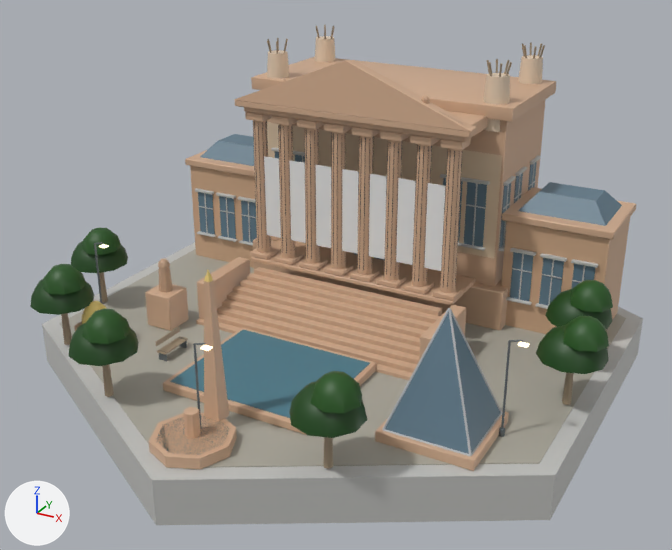
One commit to the glTF model native/godot/assets/art/blender/museum_africa.glb: the scene before it, then after it.
Rendered twice from a 50 mm camera at (16.2, -30.1, 17.2) aimed at (0.1, -0.9, 2.6). Arrows for +X, +Y and +Z are at lower left; the lights stay in place. The first picture is the older version. Vertices at exactly the same position are counted once.

Objects in the first picture: 'banner', 'dark', 'glass', 'glow_warm', 'leaf', 'metal', 'pavers', 'plaster', 'stone', 'wall_concrete', 'wood' and 2 more.
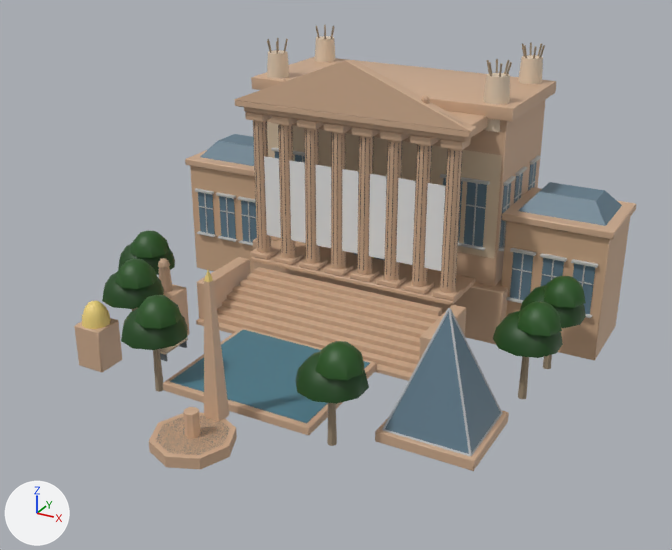
Changed parts and their boxes [x1, y1, x2, y2] in the pictures (672 x 550 px; the box of a moved part takes in the faces that stretch with it):
'wall_concrete', reshaped (33% narrower, 55% shorter): before [42, 147, 643, 525]; after [195, 147, 598, 318]
'leaf', reshaped (17% narrower, 18% shorter): before [30, 227, 613, 438]; after [102, 231, 586, 404]
'pavers', deleted: before [59, 249, 626, 468]
'wood', reshaped (18% narrower): before [61, 25, 574, 469]; after [132, 25, 552, 446]
'glow_warm', deleted: before [99, 244, 529, 351]
part 1 of me_leaf, moved or reshaped: before [71, 241, 128, 273]; after [118, 243, 175, 275]
part 2 of me_leaf, moved or reshaped: before [82, 227, 122, 255]; after [130, 231, 170, 258]
part 3 of me_leaf, moved or reshaped: before [536, 325, 609, 374]; after [493, 311, 563, 358]
part 4 of me_leaf, moved or reshaped: before [563, 316, 609, 352]; after [517, 301, 562, 336]
part 5 of me_leaf, moved or reshaped: before [30, 279, 95, 315]; after [102, 272, 164, 309]
part 6 of me_leaf, moved or reshaped: before [42, 264, 87, 295]; after [115, 259, 158, 289]
part 7 of me_leaf, moved or reshaped: before [289, 381, 367, 438]; after [295, 352, 369, 404]
part 8 of me_leaf, moved or reshaped: before [310, 371, 362, 413]; after [315, 341, 364, 380]
part 9 of me_leaf, moved or reshaped: before [69, 323, 139, 366]; after [121, 308, 188, 350]
part 10 of me_leaf, moved or reshaped: before [82, 309, 131, 344]; after [135, 295, 182, 329]
part 11 of me_leaf, moved or reshaped: before [545, 289, 612, 329]; after [520, 285, 586, 328]
part 12 of me_leaf, moved or reshaped: before [571, 280, 613, 312]; after [544, 276, 586, 308]
part 13 of me_wall_concrete, deleted: before [42, 242, 643, 525]
part 14 of me_wood, moved or reshaped (not visible afterwards): before [99, 272, 108, 302]
part 15 of me_wood, moved or reshaped: before [562, 373, 574, 405]; after [518, 356, 529, 399]
part 16 of me_wood, moved or reshaped (not visible afterwards): before [61, 313, 72, 345]
part 17 of me_wood, moved or reshaped: before [323, 437, 333, 469]; after [327, 403, 337, 446]
part 18 of me_wood, moved or reshaped: before [102, 364, 114, 397]; after [153, 349, 163, 392]
part 19 of me_wood, moved or reshaped (not visible before): after [543, 355, 552, 369]

The edits, one by one:
me_leaf is used by ob_leaf; location (0.0, 0.0, 0.0).
me_leaf had 396 vertices, 660 faces and spanned x -10.9..11.0, y -10.4..2.2, z 2.0..3.7.
me_leaf now has 396 vertices, 660 faces and spans x -9.0..9.5, y -8.7..2.1, z 2.0..3.7.
me_leaf part 1: the loose piece of 41 vertices spanning x -10.9..-8.7, y -4.6..-2.2, z 2.0..3.1 is moved by (2.0, 0.7, 0.0).
me_leaf part 2: the loose piece of 25 vertices spanning x -10.2..-8.6, y -4.4..-2.8, z 2.8..3.7 is moved by (2.0, 0.7, 0.0).
me_leaf part 3: the loose piece of 41 vertices spanning x 8.7..10.9, y -3.2..-0.8, z 2.0..3.1 is moved by (-1.7, 0.3, 0.0).
me_leaf part 4: the loose piece of 25 vertices spanning x 9.4..11.0, y -3.0..-1.4, z 2.8..3.7 is moved by (-1.7, 0.3, 0.0).
me_leaf part 5: the loose piece of 41 vertices spanning x -9.5..-7.3, y -8.2..-5.8, z 2.0..3.1 is moved by (2.0, 1.7, 0.0).
me_leaf part 6: the loose piece of 25 vertices spanning x -8.8..-7.2, y -8.0..-6.4, z 2.8..3.7 is moved by (2.0, 1.7, 0.0).
me_leaf part 7: the loose piece of 41 vertices spanning x 3.3..5.5, y -10.4..-8.0, z 2.0..3.1 is moved by (-0.8, 1.7, 0.0).
me_leaf part 8: the loose piece of 25 vertices spanning x 4.0..5.6, y -10.2..-8.6, z 2.8..3.7 is moved by (-0.8, 1.7, 0.0).
me_leaf part 9: the loose piece of 41 vertices spanning x -5.5..-3.3, y -10.4..-8.0, z 2.0..3.1 is moved by (0.8, 1.7, 0.0).
me_leaf part 10: the loose piece of 25 vertices spanning x -4.8..-3.2, y -10.2..-8.6, z 2.8..3.7 is moved by (0.8, 1.7, 0.0).
me_leaf part 11: the loose piece of 41 vertices spanning x 8.1..10.3, y -0.2..2.2, z 2.0..3.1 is moved by (-0.9, -0.1, 0.0).
me_leaf part 12: the loose piece of 25 vertices spanning x 8.8..10.4, y 0.0..1.6, z 2.8..3.7 is moved by (-0.9, -0.1, 0.0).
me_wall_concrete is used by ob_wall_concrete; location (0.0, 0.0, 0.0).
me_wall_concrete had 1020 vertices, 1812 faces and spanned x -10.7..10.7, y -12.3..12.3, z -1.6..6.1.
me_wall_concrete now has 1008 vertices, 1792 faces and spans x -9.3..9.3, y 2.4..6.9, z 1.3..6.1.
me_wall_concrete part 13: the loose piece of 12 vertices spanning x -10.7..10.7, y -12.3..12.3, z -1.6..0.1 is deleted.
me_wood is used by ob_wood; location (0.0, 0.0, 0.0).
me_wood had 292 vertices, 456 faces and spanned x -10.0..10.0, y -9.3..7.4, z 0.2..10.6.
me_wood now has 292 vertices, 456 faces and spans x -8.0..8.4, y -7.6..7.4, z -0.2..10.6.
me_wood part 14: the loose piece of 14 vertices spanning x -10.0..-9.6, y -3.5..-3.2, z 0.2..2.4 is scaled about its middle by (1, 1, 1.2), then moved by (2.0, 0.7, -0.2).
me_wood part 15: the loose piece of 14 vertices spanning x 9.6..10.0, y -2.1..-1.8, z 0.2..2.4 is scaled about its middle by (1, 1, 1.2), then moved by (-1.7, 0.3, -0.2).
me_wood part 16: the loose piece of 14 vertices spanning x -8.6..-8.2, y -7.1..-6.8, z 0.2..2.4 is scaled about its middle by (1, 1, 1.2), then moved by (2.0, 1.7, -0.2).
me_wood part 17: the loose piece of 14 vertices spanning x 4.2..4.6, y -9.3..-9.0, z 0.2..2.4 is scaled about its middle by (1, 1, 1.2), then moved by (-0.8, 1.7, -0.2).
me_wood part 18: the loose piece of 14 vertices spanning x -4.6..-4.2, y -9.3..-9.0, z 0.2..2.4 is scaled about its middle by (1, 1, 1.2), then moved by (0.8, 1.7, -0.2).
me_wood part 19: the loose piece of 14 vertices spanning x 9.0..9.4, y 0.9..1.2, z 0.2..2.4 is scaled about its middle by (1, 1, 1.2), then moved by (-0.9, -0.1, -0.2).
Object 'glow_warm' (ob_glow_warm) is deleted.
Object 'pavers' (ob_pavers) is deleted.
